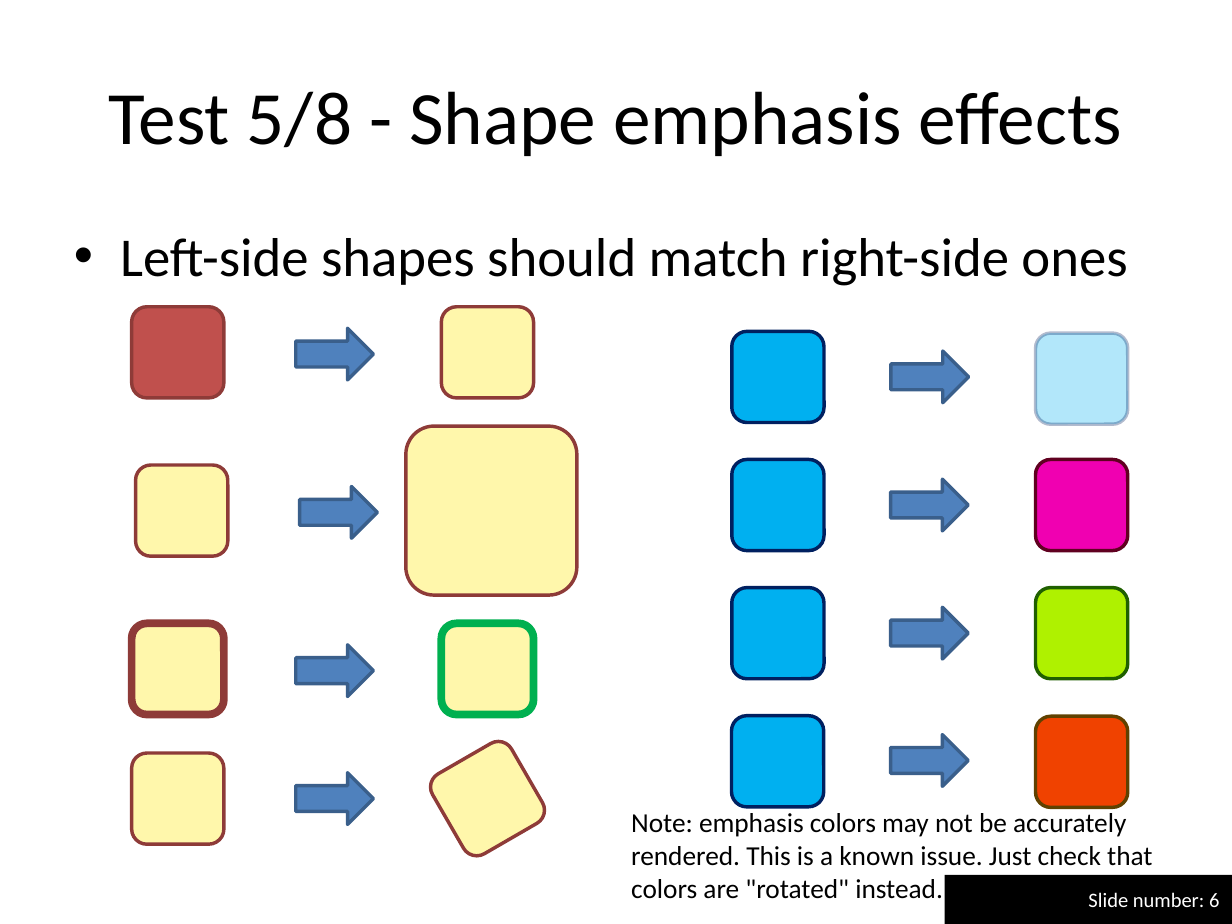
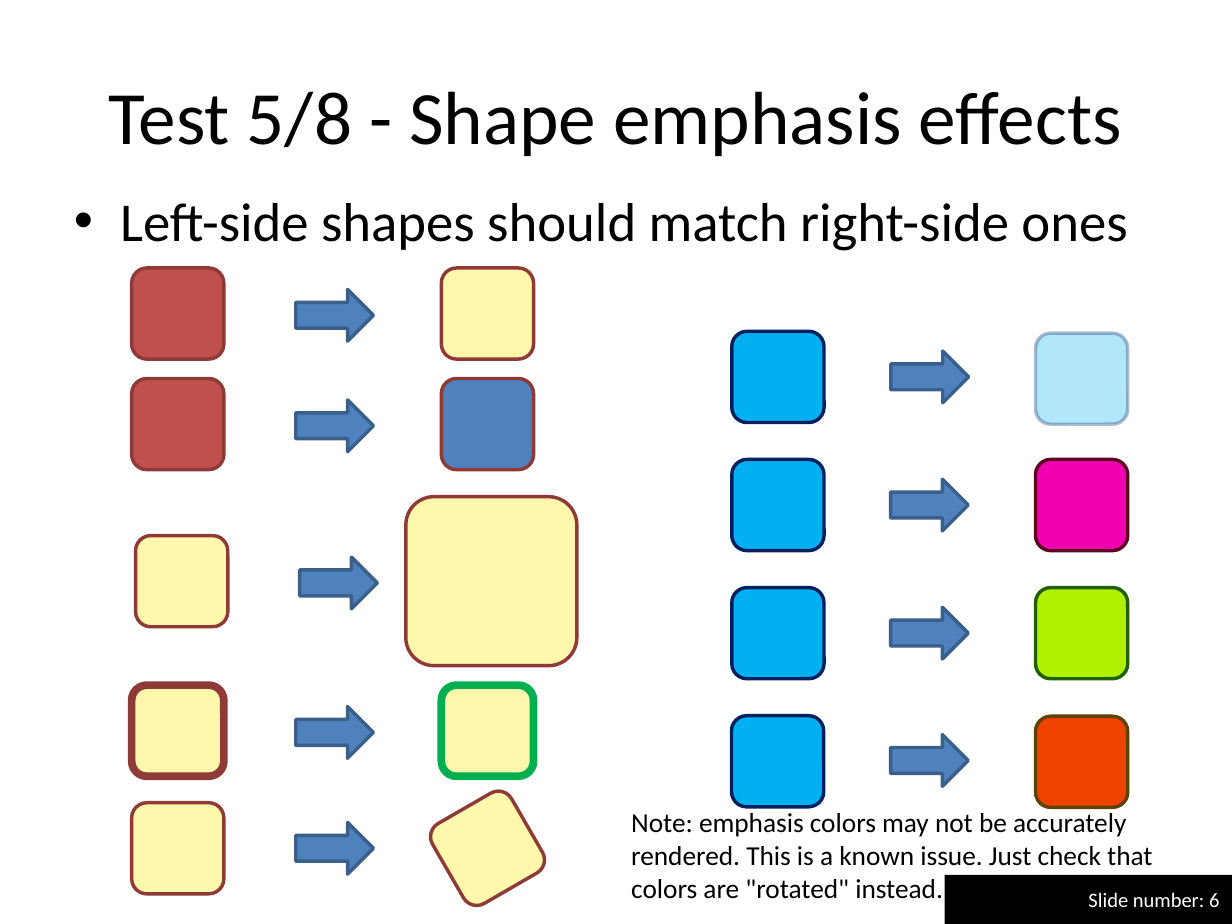
Before and after one commit to maxonthegit/PPspliT, a slide deck: slide 6 of src/PPT12+/PPspliT.pptm. Drawn at 1232x924 pixels with LibreOffice and Linux fonts; fonts in the diff are those of the drawing. Boxes give left, top, right and bottom in pixels: in the first picture for what was removed or moved away, otherwise in the second. Text is boxed around its words. In the diff, an @@ line names an element or a change of style, - is before the commit and + after.

```diff
--- a/src/PPT12+/PPspliT.pptm
+++ b/src/PPT12+/PPspliT.pptm
@@ text "Left-side shapes should match right-side ...": place and size @@
-text "Left-side shapes should match right-side ..." at bbox=[120, 238, 1127, 286]
+text "Left-side shapes should match right-side ..." at bbox=[120, 203, 1127, 251]
@@ 2 rounded rectangles, 1 right arrow: place and size @@
-2 rounded rectangles, 1 right arrow at bbox=[132, 307, 533, 398]
+2 rounded rectangles, 1 right arrow at bbox=[132, 269, 533, 360]
@@ rounded rectangle added at bbox=[132, 378, 224, 469], fill #C0504D, outline #8E3B39 2 pt @@
@@ rounded rectangle added at bbox=[441, 378, 533, 469], fill #4F81BD, outline #8E3B39 2 pt @@
@@ right arrow added at bbox=[296, 400, 373, 452], fill #4F81BD, outline #3A5F8C 2 pt @@
@@ 2 rounded rectangles, 1 right arrow: place and size @@
-2 rounded rectangles, 1 right arrow at bbox=[136, 426, 577, 595]
+2 rounded rectangles, 1 right arrow at bbox=[136, 496, 577, 665]
@@ rounded rectangle: place and size @@
-rounded rectangle at bbox=[132, 623, 224, 715]
+rounded rectangle at bbox=[132, 685, 224, 776]
@@ rounded rectangle: place and size @@
-rounded rectangle at bbox=[441, 623, 533, 715]
+rounded rectangle at bbox=[441, 685, 533, 776]
@@ right arrow: place and size @@
-right arrow at bbox=[296, 644, 373, 696]
+right arrow at bbox=[296, 707, 373, 759]
@@ 2 rounded rectangles, 1 right arrow: place and size @@
-2 rounded rectangles, 1 right arrow at bbox=[132, 736, 550, 861]
+2 rounded rectangles, 1 right arrow at bbox=[132, 786, 550, 912]
```
Also in this commit, not shown: 4 other files.
